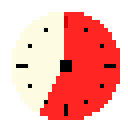
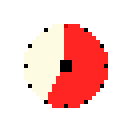
Revision of a layered w=128, h=128 image; what changed, layer by layer:
"Layer 2": opacity 85% → 100%, painted on it over <box>24,12,120,120</box>
removed layer "Layer 4" over <box>12,12,120,120</box>
